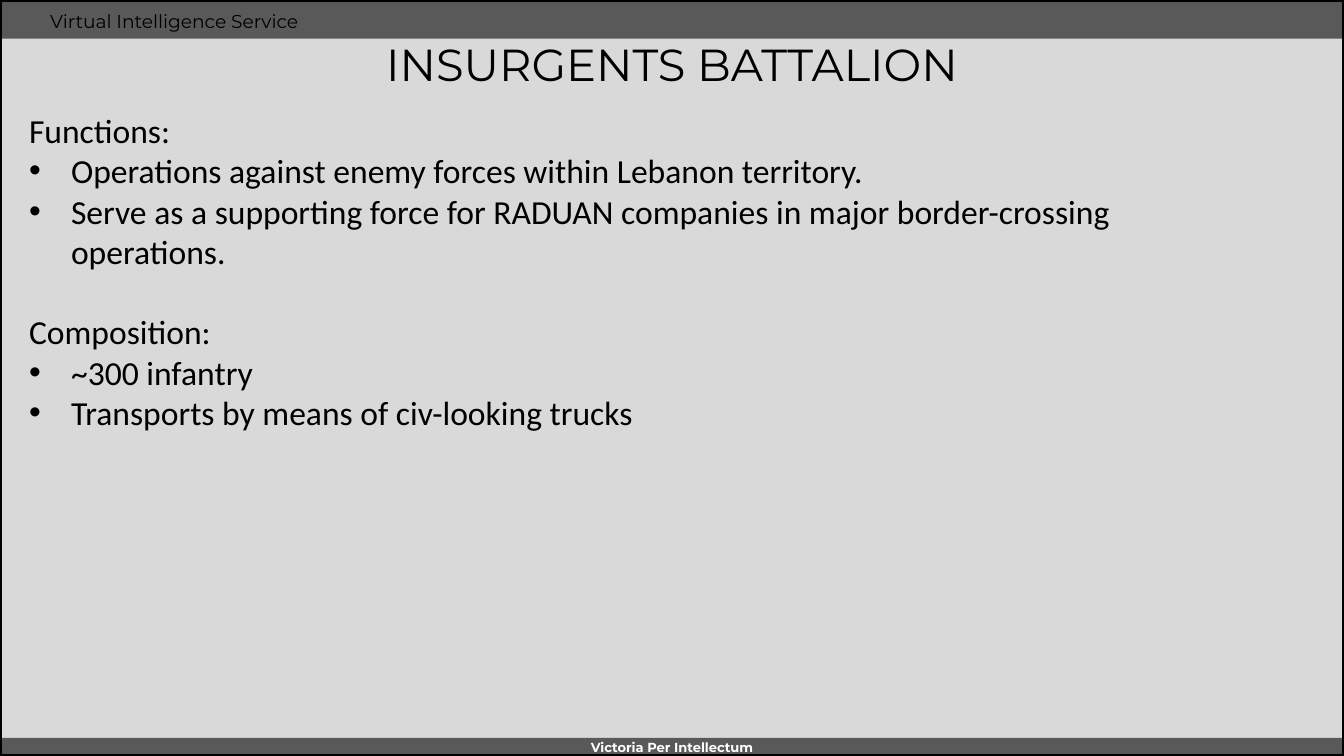
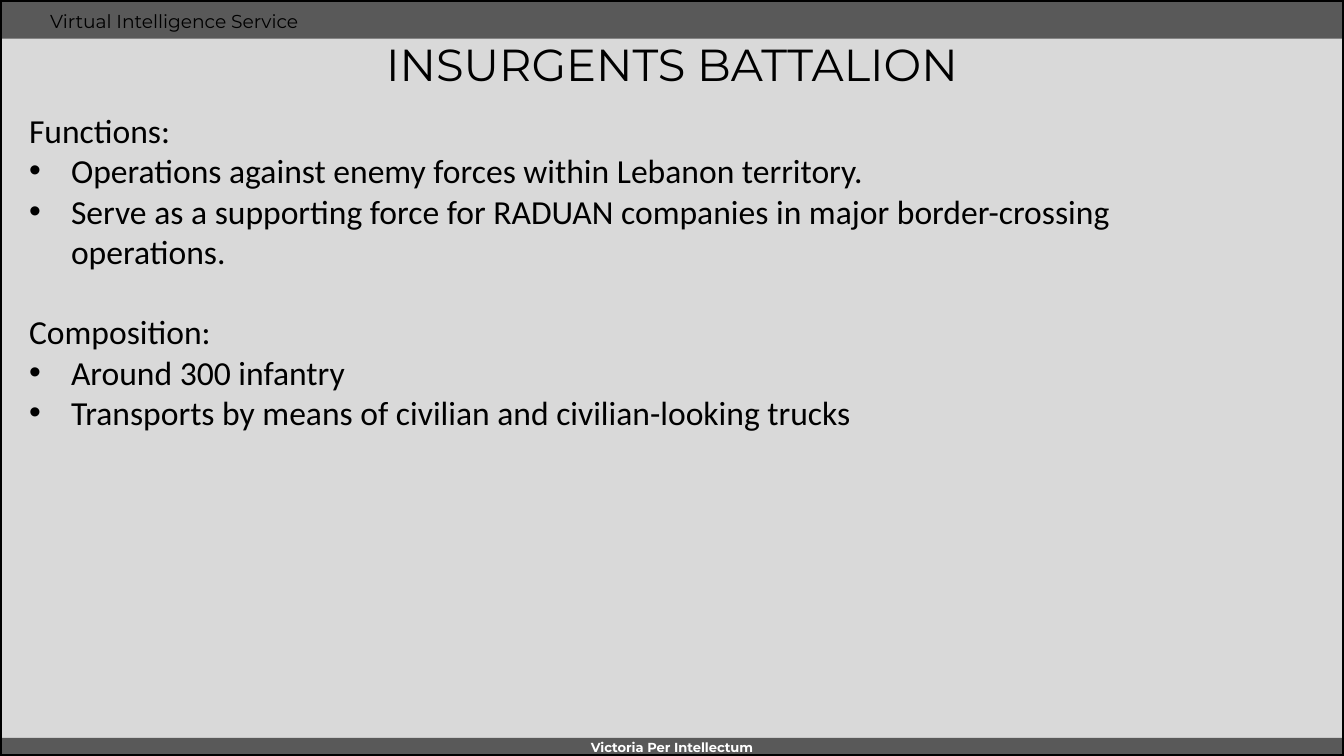
Before and after one commit to 132nd-vWing/VIS, a slide deck: slide 7 of OPAR/WORKSPACE/INTREP VIS OPAR-004 - HEZBOLLAH ground combat tactics.pptx. Drawn at 1344x756 pixels with LibreOffice and Linux fonts; fonts in the diff are those of the drawing; background and template pictures are left out. Boxes give left, top, right and bottom in pixels: in the first picture for what was removed or moved away, otherwise in the second. Text is boxed around its words. In the diff, an @@ line names an element or a change of style, - is before the commit and + after.

```diff
--- a/OPAR/WORKSPACE/INTREP VIS OPAR-004 - HEZBOLLAH ground combat tactics.pptx
+++ b/OPAR/WORKSPACE/INTREP VIS OPAR-004 - HEZBOLLAH ground combat tactics.pptx
@@ text at <box>71,361,850,431</box>: text changed @@
-• ~300 infantry
-• Transports by means of civ-looking trucks
+• Around 300 infantry
+• Transports by means of civilian and civilian-looking trucks
```
Also in this commit, not shown: 2 other slides changed, 5 other files.
